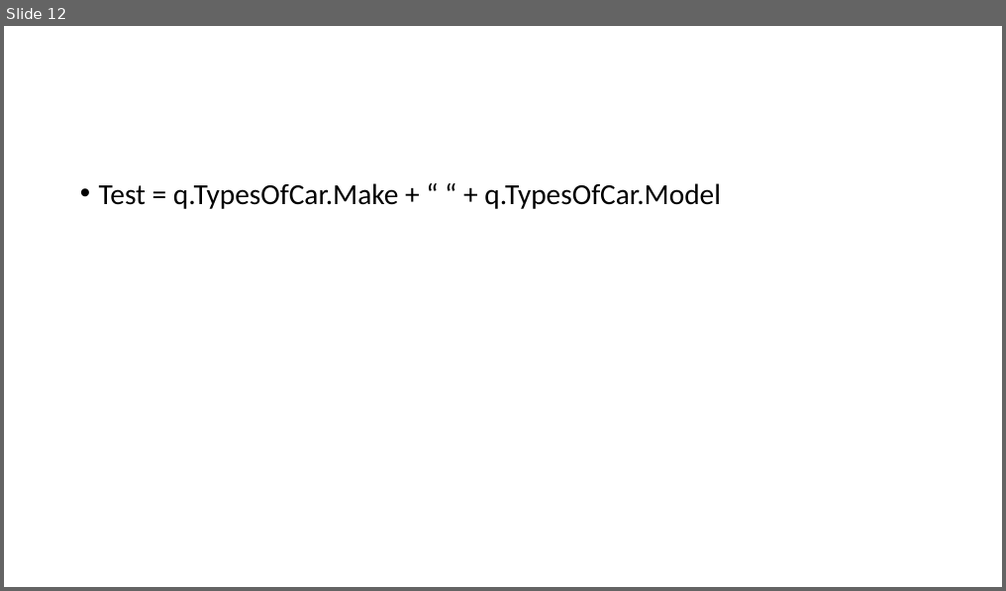
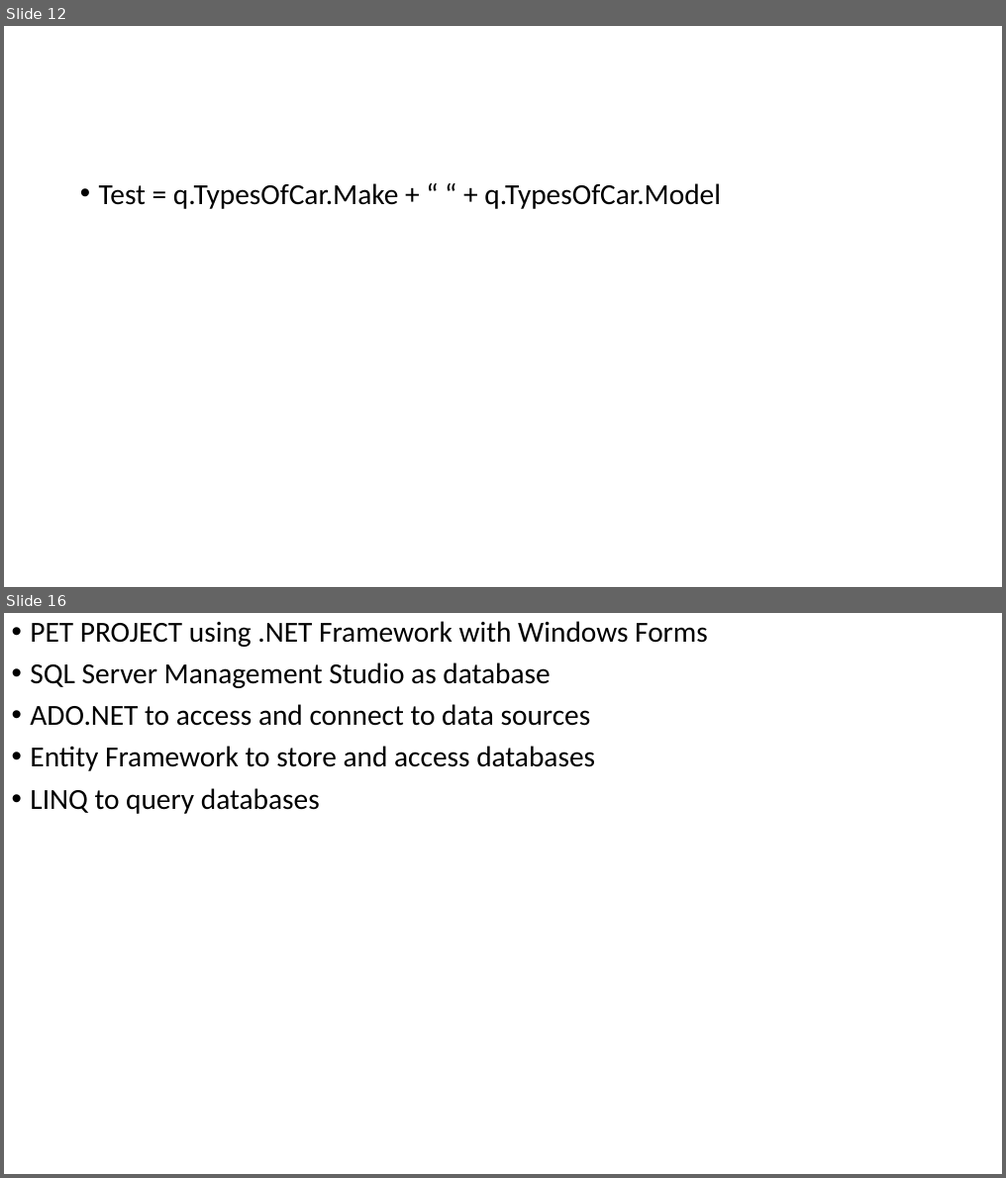
Before and after one commit to benicastro/internship-software-engineer, a slide deck: Serving Intel.pptx. Shown one above the other, each under a label of ours: slide 12 before the commit, slides 12 and 16 after it; the slides between them are not shown. The pictures are 1006x591 and 1006x1178 pixels, drawn with LibreOffice and Linux fonts; fonts in the diff are those of the drawing. Boxes give left, top, right and bottom in pixels: in the first picture for what was removed or moved away, otherwise in the second. Text is boxed around its words. In the diff, an @@ line names an element or a change of style, - is before the commit and + after.

Commit message:
Added pointers for the pet project presentation

```diff
--- a/Serving Intel.pptx
+++ b/Serving Intel.pptx
@@ slide 16 added at <box>4,613,1002,1174</box>, background #FFFFFF @@
@@ text added at <box>30,621,708,814</box>, 28 pt, text #000000 @@
+• PET PROJECT using .NET Framework with Windows Forms
+• SQL Server Management Studio as database
+• ADO.NET to access and connect to data sources
+• Entity Framework to store and access databases
+• LINQ to query databases
```
Also in this commit, not shown: 4 other slides added, 4 slides removed.
